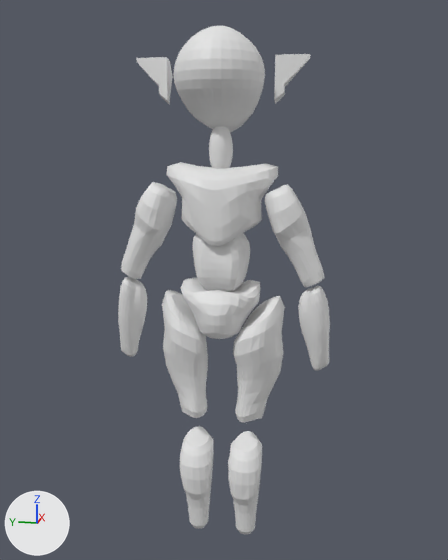
An edit to the Blender file art-source/character-mesh-bits-01.blend, drawn before and after from the same camera.
Camera for both pictures: a camera (50 mm lens) standing at (-5.39, -1.1, 4.0) and looking at (0.07, -0.01, 2.63). Every picture has the same lights, and +X, +Y and +Z are marked at lower left.

Names of what the first picture shows: 'Sphere', 'arms-upper-1', 'belly-1', 'ears-1', 'fore-arms-1', 'head-1', 'hips-1', 'legs-lower-1', 'thighs-1', 'torso-1'.
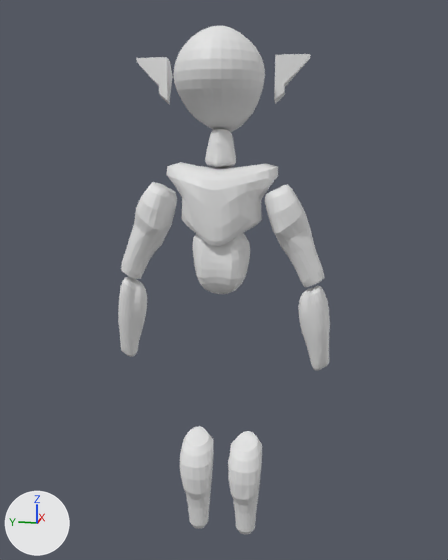
What differs and where, as boxes [x1, y1, x2, y2] in the pictures (448 x 560 px):
'thighs-1', hidden: before [162, 290, 285, 422]
'hips-1', hidden: before [181, 277, 260, 339]
'Sphere', moved: before [209, 126, 233, 169]; after [205, 129, 236, 168]

The change, as a diff of the scene's bpy script:
```diff
--- a/art-source/character-mesh-bits-01.blend.py
+++ b/art-source/character-mesh-bits-01.blend.py
@@ ob_thighs_1 @@
 _m = ob_thighs_1.modifiers.new('Mirror', 'MIRROR')
 _m.mirror_object = ob_head_1
+ob_thighs_1.hide_set(True)
@@ ob_hips_1 @@
 ob_hips_1.scale = (0.558, 0.558, 0.253)
+ob_hips_1.hide_set(True)
@@ ob_sphere @@
 ob_sphere = bpy.data.objects.new('Sphere', me_sphere_008)
-ob_sphere.location = (0.0, 0.0, 3.809)
+ob_sphere.location = (0.0, 0.0, 3.841)
 ob_sphere.scale = (0.104, 0.104, 0.227)
```
